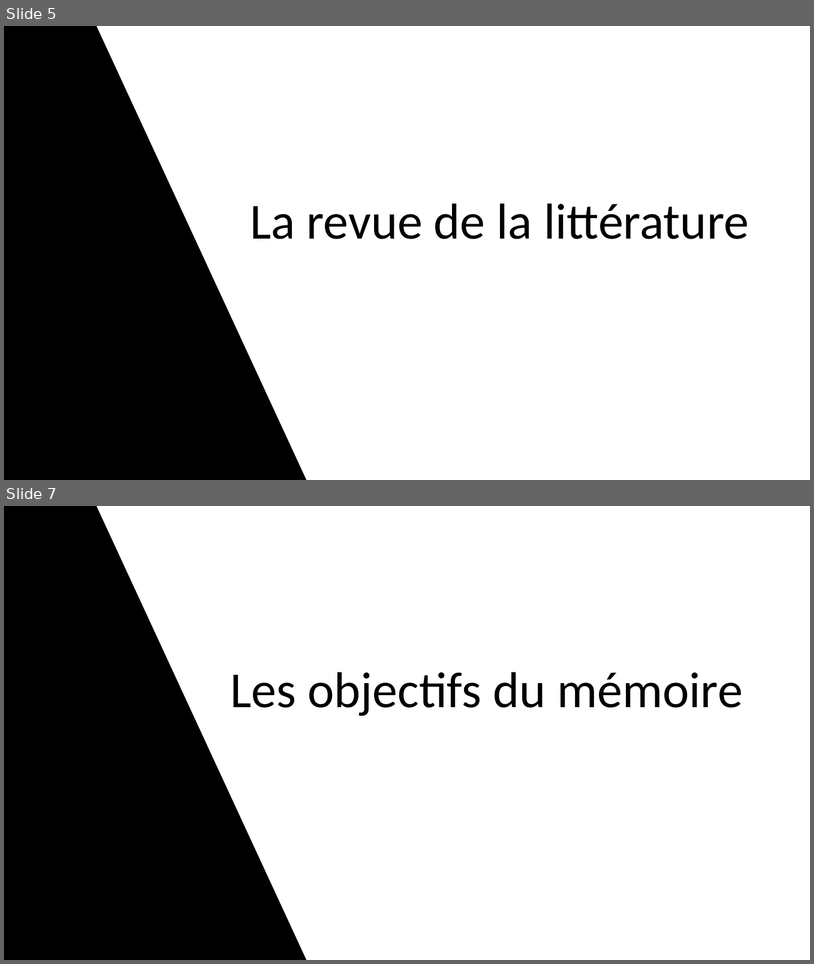
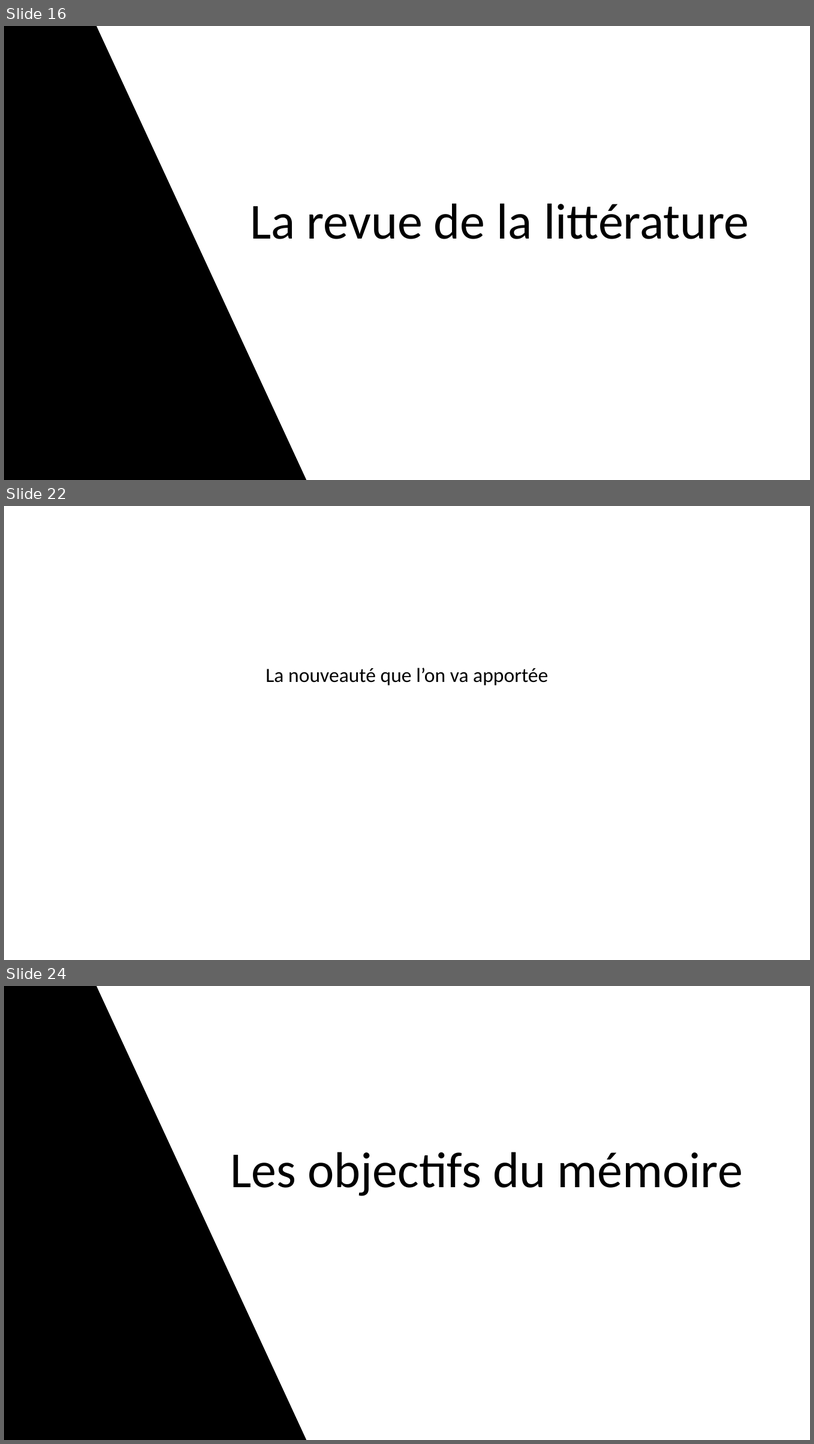
Before and after one commit to Jah-Say10/Master-Thesis-Omar-DIASSE, a slide deck: Presentation/Presentation Memoire.pptx. Shown one above the other, each under a label of ours: slides 5 and 7 before the commit, slides 16, 22 and 24 after it; the slides between them are not shown. The pictures are 814x964 and 814x1444 pixels, drawn with LibreOffice and Linux fonts; fonts in the diff are those of the drawing. Boxes give left, top, right and bottom in pixels: in the first picture for what was removed or moved away, otherwise in the second. Text is boxed around its words. In the diff, an @@ line names an element or a change of style, - is before the commit and + after.

```diff
--- a/Presentation/Presentation Memoire.pptx
+++ b/Presentation/Presentation Memoire.pptx
@@ slide 22 added at [4, 506, 810, 960], background #FFFFFF @@
@@ subtitle added at [266, 667, 548, 685], 24 pt, text #000000 @@
+La nouveauté que l’on va apportée
@@ what was slide 5 is now slide 16 @@
@@ what was slide 7 is now slide 24 @@
```
Also in this commit, not shown: 4 slides changed, 21 other slides added, 3 other files.
